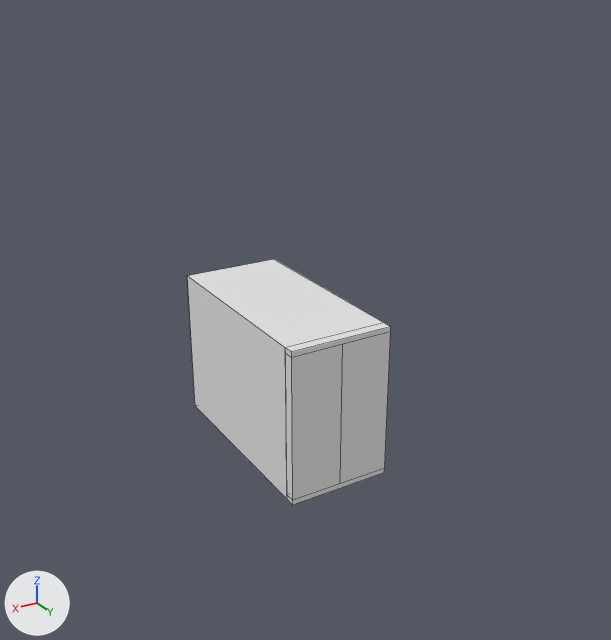
What one commit did to the Blender file Blender/Models/Placeholders/door.blend.
Both versions are drawn from a 50 mm camera at (7.25, 12.06, 8.89) aimed at (-0.31, -0.54, 2.59). Lighting does not change. The marker at lower left points along +X, +Y and +Z. Mesh edges are drawn as thin lines.

Objects in the first picture: 'Bottom', 'HandleLeft', 'HandleRight', 'Outside', 'Top'.
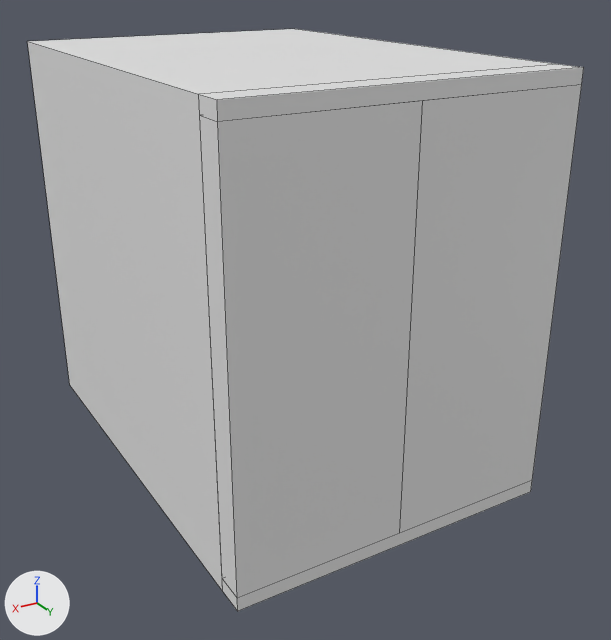
Boxes (x1, y1, x2, y2) around the edits, measured in the pictures (611 x 640 px):
'Outside', moved, rescaled (169% wider, 134% taller)
    before: (187, 259, 383, 499)
    after: (27, 29, 555, 591)
'HandleLeft', moved, rescaled (286% wider, 217% taller)
    before: (286, 344, 343, 500)
    after: (200, 101, 423, 598)
'HandleRight', moved, rescaled (259% wider, 193% taller)
    before: (340, 332, 390, 484)
    after: (400, 85, 582, 533)
'Top', moved, rescaled (261% wider, 69% taller)
    before: (285, 323, 391, 357)
    after: (199, 64, 584, 122)
'Bottom', moved, rescaled (214% wider, 245% taller)
    before: (287, 468, 385, 505)
    after: (222, 481, 532, 611)

Edits to the bpy script that builds the scene:
```text
Change ob_top:
    ob_top.location: (0.0, 1.1, 2.9) -> (0.0, 2.75, 7.25)
    ob_top.scale: (1.0, 0.1, 0.05) -> (3.0, 0.25, 0.125)
Change ob_bottom:
    ob_bottom.location: (0.0, 1.1, 0.0) -> (0.0, 2.75, 0.0)
    ob_bottom.scale: (1.0, 0.1, 0.05) -> (3.0, 0.25, 0.125)
Change ob_handleright:
    ob_handleright.location: (-0.5, 1.1, 1.45) -> (-1.5, 2.75, 3.62)
    ob_handleright.scale: (0.5, 0.1, 1.4) -> (1.5, 0.25, 3.5)
Change ob_handleleft:
    ob_handleleft.location: (0.5, 1.1, 1.45) -> (1.5, 2.75, 3.62)
    ob_handleleft.scale: (0.5, 0.1, 1.4) -> (1.5, 0.25, 3.5)
Change ob_outside:
    ob_outside.location: (0.0, -1.0, 1.45) -> (0.0, -1.5, 3.62)
    ob_outside.scale: (1.0, 2.0, 1.5) -> (3.0, 4.0, 3.75)
```
